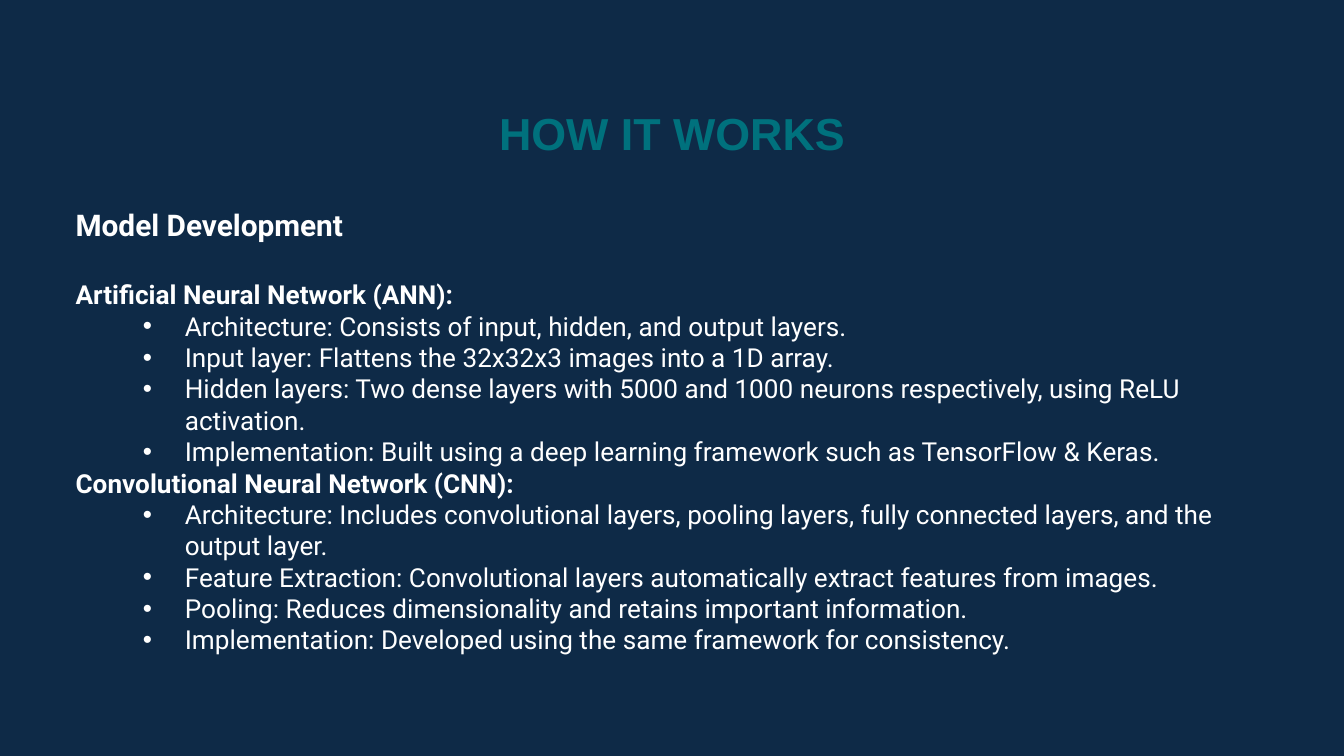
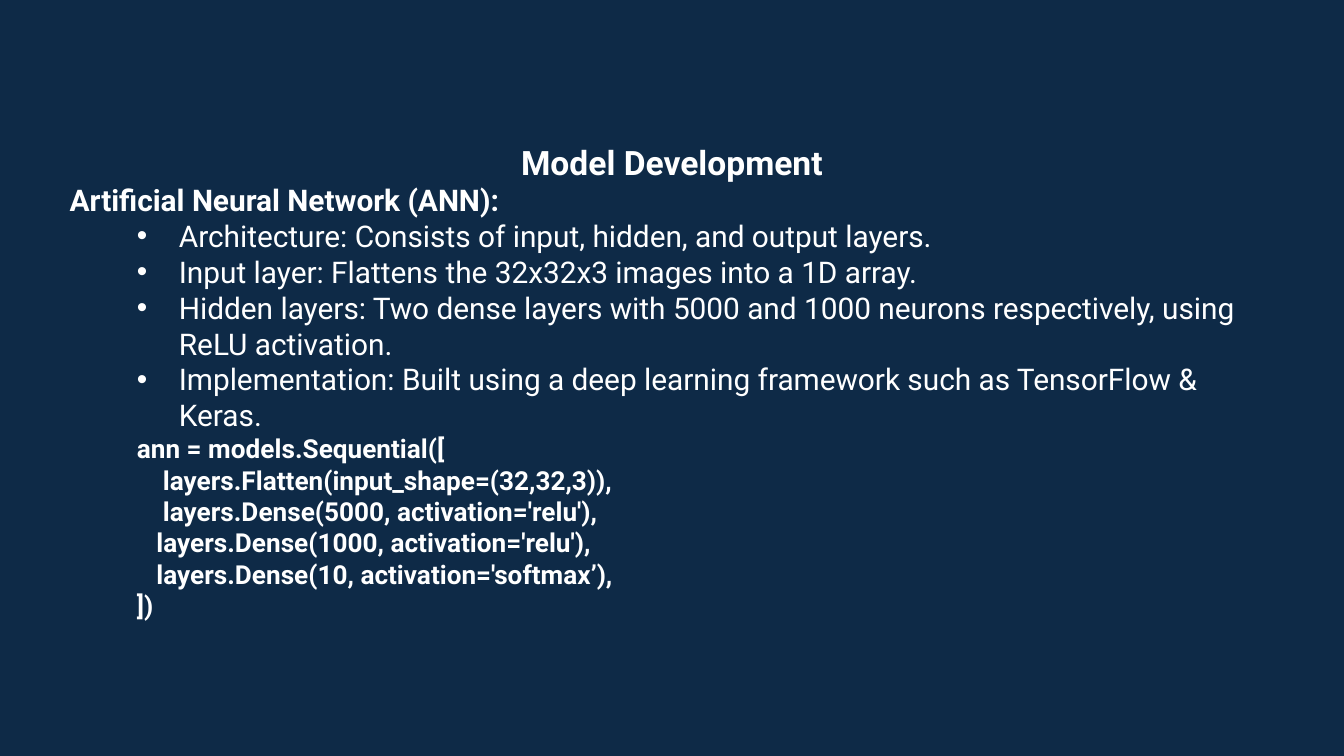
Before and after one commit to UsamaSani/Image_Classification, a slide deck: slide 6 of AI PRESENTATION.pptx. Drawn at 1344x756 pixels with LibreOffice and Linux fonts; fonts in the diff are those of the drawing. Boxes give left, top, right and bottom in pixels: in the first picture for what was removed or moved away, otherwise in the second. Text is boxed around its words. In the diff, an @@ line names an element or a change of style, - is before the commit and + after.

```diff
--- a/AI PRESENTATION.pptx
+++ b/AI PRESENTATION.pptx
@@ text removed at box(499, 119, 845, 150) @@
-HOW IT WORKS
@@ text "Model Development": place and size @@
-text "Model Development" at box(76, 213, 1212, 655)
+text "Model Development" at box(70, 149, 1234, 590)
@@ text at box(70, 149, 1234, 427): size 16 to 18 pt in "Model Development"; size 14 to 16 pt in "Artificial Neural Network (ANN):", "Architecture: Consists of input, hidden, and output ...", "Input layer: Flattens the 32x32x3 images into ...", "Hidden layers: Two dense layers with 5000 ..." and 1 more places; alignment left to centre @@
@@ text at box(137, 436, 613, 590): text changed; bold on @@
-Convolutional Neural Network (CNN):
-  • Architecture: Includes convolutional layers, pooling layers, fully connected layers, and the output layer.
-  • Feature Extraction: Convolutional layers automatically extract features from images.
-  • Pooling: Reduces dimensionality and retains important information.
-  • Implementation: Developed using the same framework for consistency.
+  ann = models.Sequential([
+  layers.Flatten(input_shape=(32,32,3)),
+  layers.Dense(5000, activation='relu'),
+  layers.Dense(1000, activation='relu'),
+  layers.Dense(10, activation='softmax’),
+  ])
```
Also in this commit, not shown: 8 other slides changed, 2 slides added, 1 other file.
